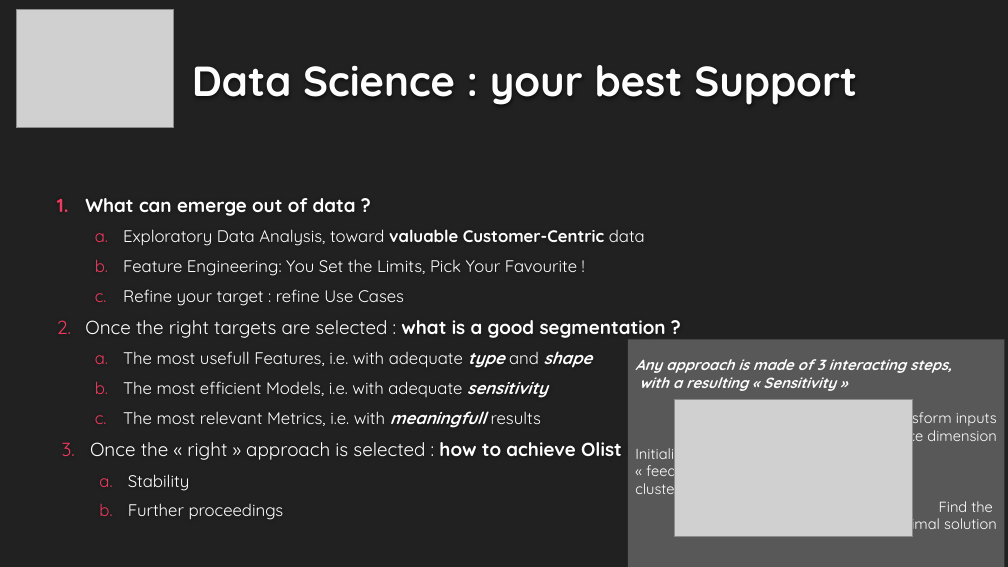
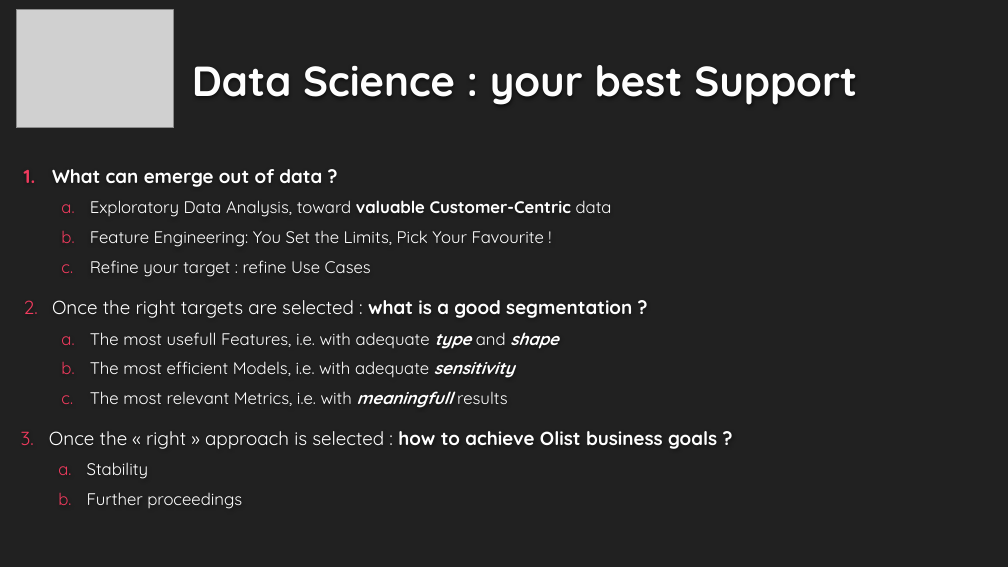
Before and after one commit to EtienneLardeur/P5_CustomerSegmentation, a slide deck: slide 14 of P5Olist_Présentation_initiale.pptx (slide 8 before the commit). Drawn at 1008x567 pixels with LibreOffice and Linux fonts; fonts in the diff are those of the drawing; grey boxes stand for pictures; background and template pictures are left out. Boxes give left, top, right and bottom in pixels: in the first picture for what was removed or moved away, otherwise in the second. Text is boxed around its words. In the diff, an @@ line names an element or a change of style, - is before the commit and + after.

Commit message:
Update P5Olist_Présentation_initiale.pptx
a "sensitivity" has been explored and is now explained, still have to build an alternate use case with kmeans based on Kmodes actionable (but unstable) results

```diff
--- a/P5Olist_Présentation_initiale.pptx
+++ b/P5Olist_Présentation_initiale.pptx
@@ text "What can emerge out of ...": place and size @@
-text "What can emerge out of ..." at (85,198,704,520)
+text "What can emerge out of ..." at (52,169,612,277)
@@ text added at (52,300,632,408), 16 pt, text #FFFFFF @@
+2. Once the right targets are selected : what is a good segmentation ?
+  a. The most usefull Features, i.e. with adequate type and shape
+  b. The most efficient Models, i.e. with adequate sensitivity
+  c. The most relevant Metrics, i.e. with meaningfull results
@@ text at (85,320,704,520): paragraphs removed @@
-2. Once the right targets are selected : what is a good segmentation ?
-  a. The most usefull Features, i.e. with adequate type and shape
-  b. The most efficient Models, i.e. with adequate sensitivity
-  c. The most relevant Metrics, i.e. with meaningfull results
-3. Once the « right » approach is selected : how to achieve Olist business goals ?
-  a. Stability
-  b. Further proceedings
@@ rectangle removed at (628,340,1005,567) @@
-Any approach is made of 3 interacting steps,
-with a resulting « Sensitivity »
-Transform inputs
-Reduce dimension
-Initialize &
-« feed »
-clusters
-Find the
-optimal solution
@@ picture removed at (675,400,913,536) @@
@@ text added at (49,431,717,509), 18 pt, text #FFFFFF @@
+3. Once the « right » approach is selected : how to achieve Olist business goals ?
+  a. Stability
+  b. Further proceedings
```
Also in this commit, not shown: 2 other slides changed, 3 slides added, 11 slides removed.
